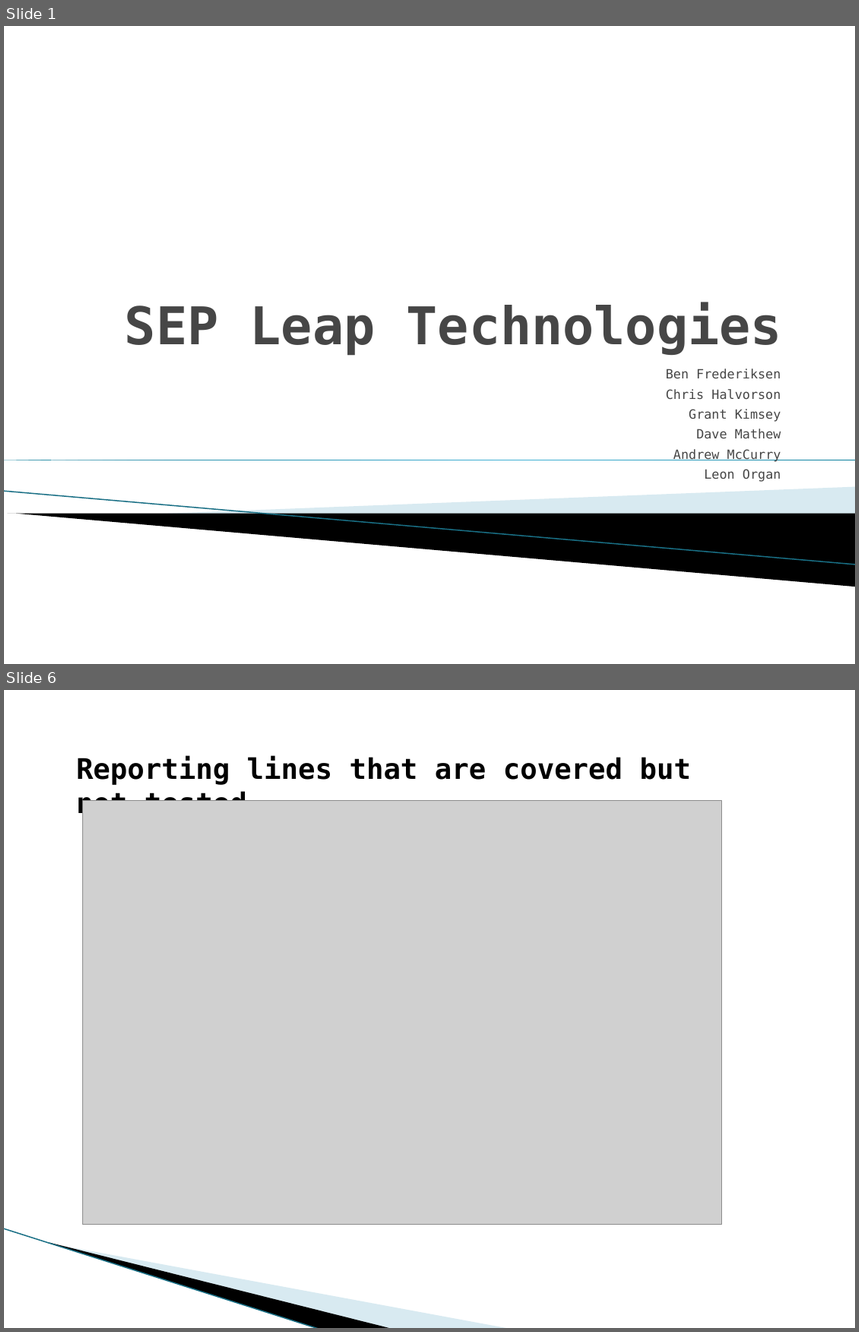
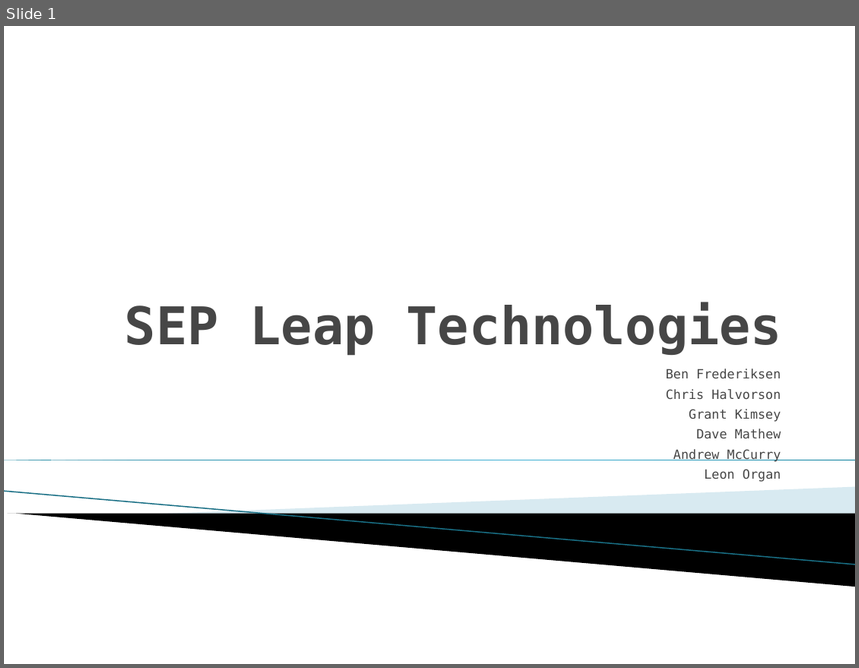
Before and after one commit to niahak/SEPlinko, a slide deck: Presentation.pptx. Shown one above the other, each under a label of ours: slides 1 and 6 before the commit, slide 1 after it; the slides between them are not shown. The pictures are 859x1332 and 859x668 pixels, drawn with LibreOffice and Linux fonts; fonts in the diff are those of the drawing; grey boxes stand for pictures; background and template pictures are left out. Boxes give left, top, right and bottom in pixels: in the first picture for what was removed or moved away, otherwise in the second. Text is boxed around its words. In the diff, an @@ line names an element or a change of style, - is before the commit and + after.

```diff
--- a/Presentation.pptx
+++ b/Presentation.pptx
@@ slide 6 removed at (4,690,855,1328), background #FFFFFF @@
@@ text removed at (76,756,691,819) @@
-Reporting lines that are covered but not tested
@@ picture removed at (82,801,721,1224) @@
@@ line removed from (4, 1229) to (320, 1328) @@
@@ freeform shape removed at (49,1243,393,1328) @@
@@ freeform shape removed at (51,1243,510,1328) @@
```
Also in this commit, not shown: 2 slides changed, 4 slides added, 5 other slides removed.
